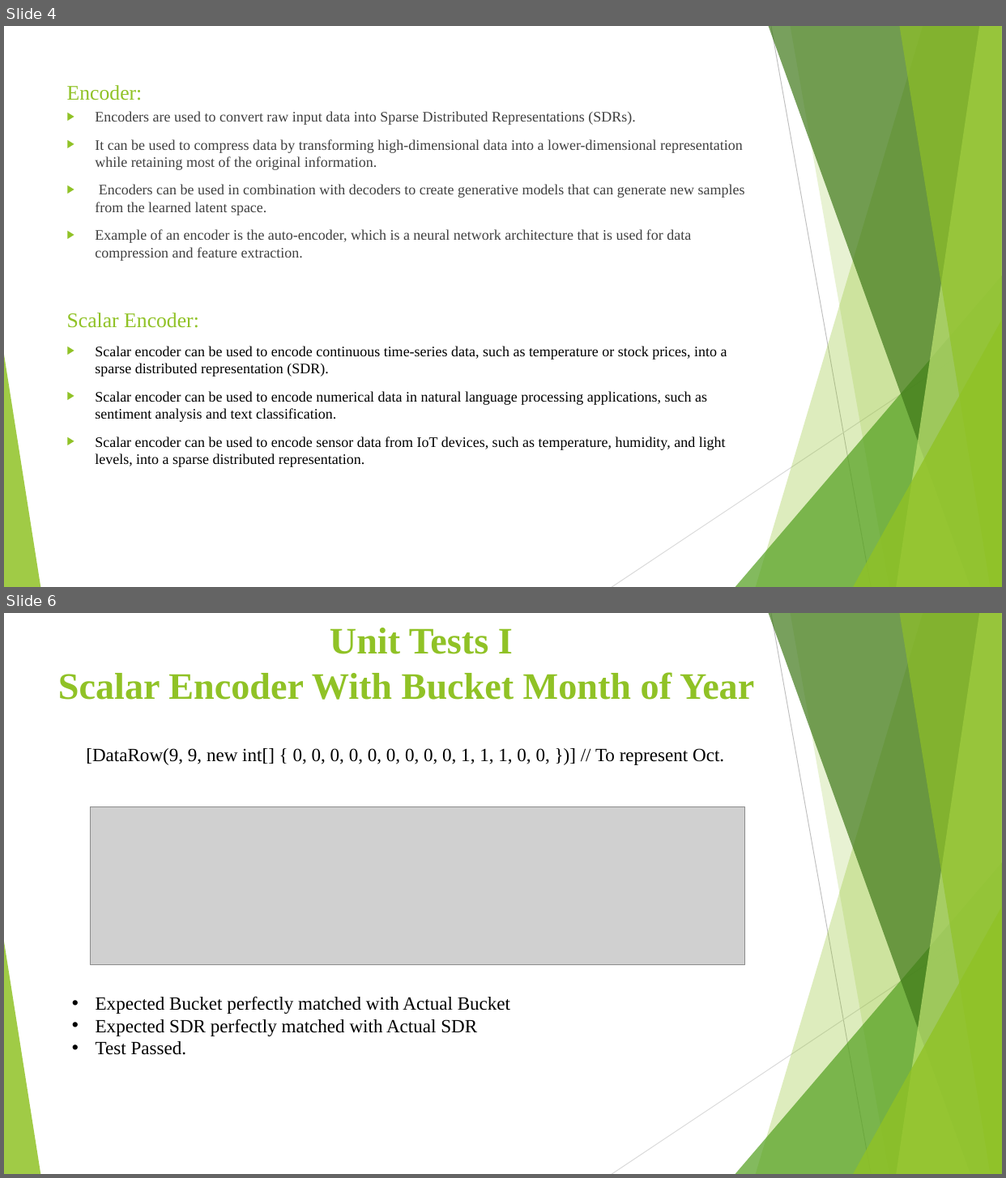
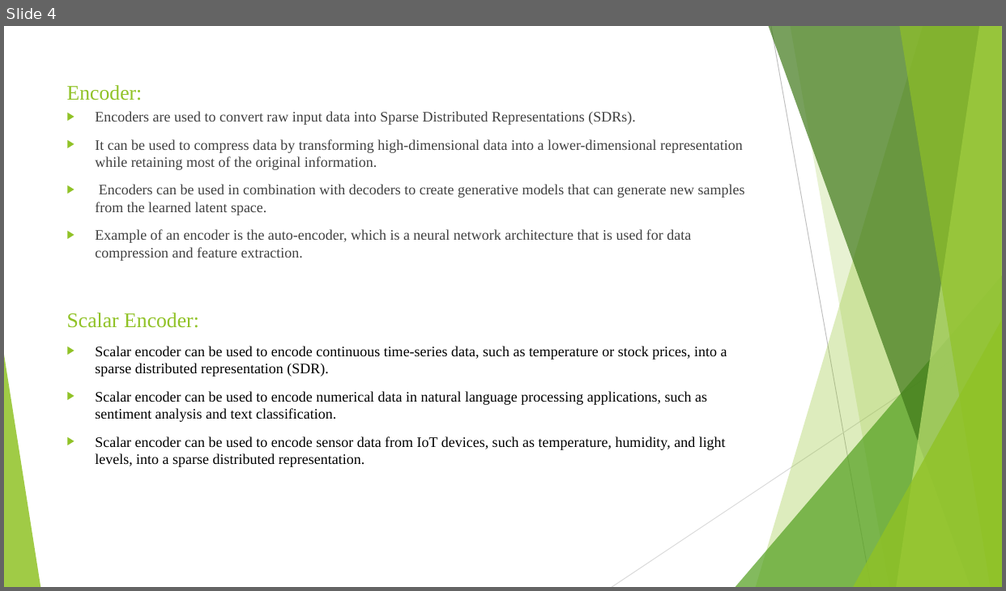
Before and after one commit to AqibJaved123/neocortexapi_Team_ScalarEncoder, a slide deck: source/Team_ScalarEcoder_Documentation/Scalar Encoder with Buckets (1).pptx. Shown one above the other, each under a label of ours: slides 4 and 6 before the commit, slide 4 after it; the slides between them are not shown. The pictures are 1006x1178 and 1006x591 pixels, drawn with LibreOffice and Linux fonts; fonts in the diff are those of the drawing; grey boxes stand for pictures. Boxes give left, top, right and bottom in pixels: in the first picture for what was removed or moved away, otherwise in the second. Text is boxed around its words. In the diff, an @@ line names an element or a change of style, - is before the commit and + after.

```diff
--- a/source/Team_ScalarEcoder_Documentation/Scalar Encoder with Buckets (1).pptx
+++ b/source/Team_ScalarEcoder_Documentation/Scalar Encoder with Buckets (1).pptx
@@ slide 6 removed at (4,613,1002,1174), background #FFFFFF; not listed: 10 template elements that a slide beside it also shows @@
@@ title removed at (58,628,754,700) @@
-Unit Tests I
-Scalar Encoder With Bucket Month of Year
@@ text removed at (86,748,724,765) @@
-[DataRow(9, 9, new int[] { 0, 0, 0, 0, 0, 0, 0, 0, 0, 1, 1, 1, 0, 0, })] // To represent Oct.
@@ picture removed at (90,807,745,965) @@
@@ text removed at (96,996,510,1055) @@
-• Expected Bucket perfectly matched with Actual Bucket
-• Expected SDR perfectly matched with Actual SDR
-• Test Passed.
```
Also in this commit, not shown: 3 slides changed, 17 slides added, 3 other slides removed, 1 other file.
